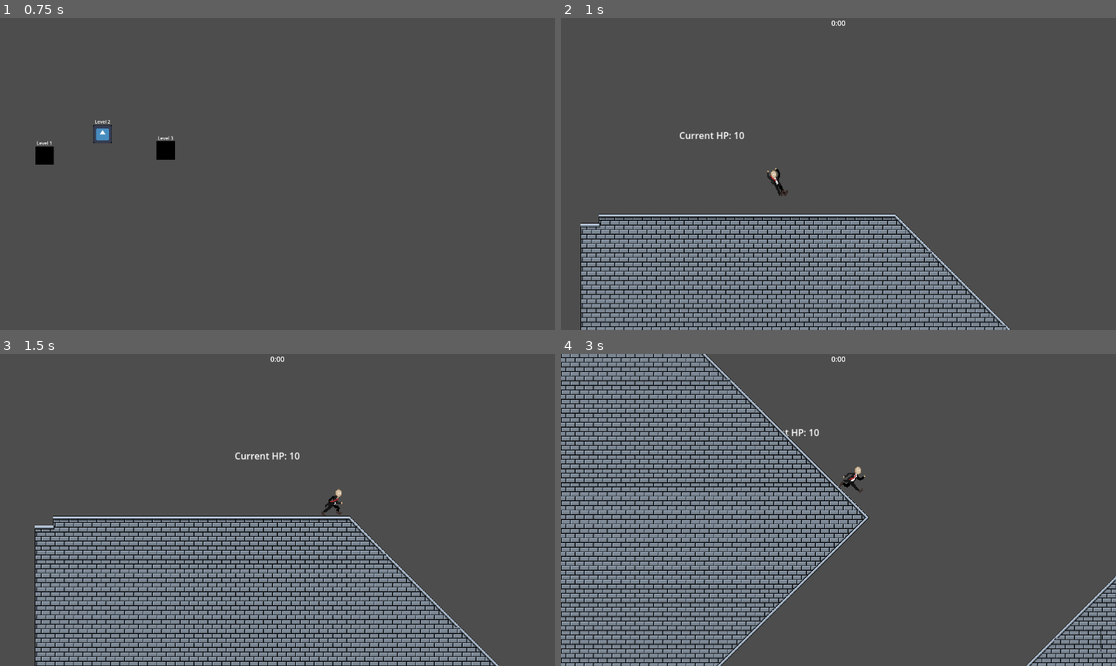
Above: before the commit, frames 1-4 (two rows, left to right).
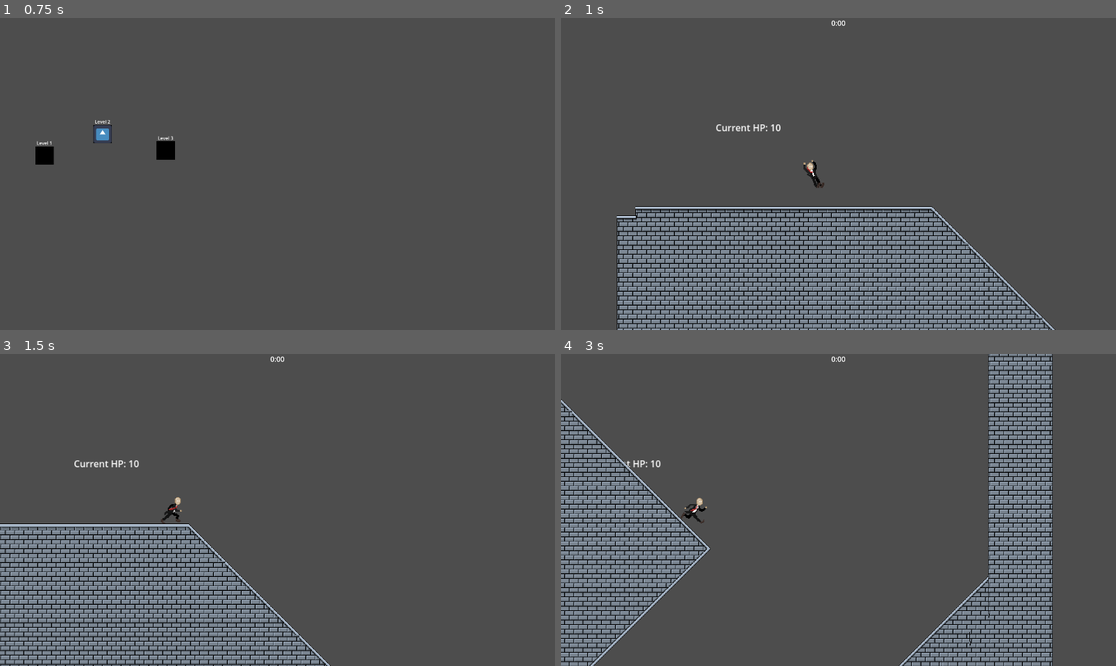
Above: after the commit, the same moments.

Repository: LiamQuinlan-Carleton/COMP1501FINAL
Game: Godot game, scene res://start_screen.tscn
Same seed, same stepped clock (60 frames per second), same inputs: the game is played once before the commit and once after it. The engine's default icon, where the game draws it, is replaced by a stand-in: a white triangle on a blue panel in a dark square.
Inputs (mouse positions are in pixels of both pictures, inside the frame that each line leads up to):
- Up to frame 1 (0.75 s): tap Space (Jump) at 0.5 s; move the mouse to (399, 158) at 0.52 s; press the mouse at (399, 158) at 0.53 s; hold D (Right) from 0.53 s (still down)
- Up to frame 2 (1 s): keep holding D (Right); tap Space (Jump) at 0.77 s
- Up to frame 3 (1.5 s): keep holding D (Right); move the mouse to (166, 525) at 1.27 s; release the mouse at (166, 525) at 1.28 s; right-click (166, 525) at 1.35 s
- Up to frame 4 (3 s): tap Space (Jump) at 1.52 s; move the mouse to (894, 441) at 2.02 s; release D (Right) at 2.03 s; hold A (Left) 2.03-2.78 s; hold Shift (Shift) 2.03-2.78 s; move the mouse to (810, 572) at 2.77 s; hold D (Right) from 2.78 s (still down); tap S (crouch) at 2.85 s

Frame 1 is identical in both runs. In frame 2, 23% of the frame differs, in the area x 3-90%, y 34-100%; in frame 3, 31%; in frame 4, 49%, in the area x 0-100%, y 0-100%.

Commit message:
Camera Changes

Diff:
--- a/Player.tscn
+++ b/Player.tscn
@@ -1234,6 +1234,9 @@
 [node name="Camera2D" type="Camera2D" parent="."]
 zoom = Vector2(2, 2)
 script = ExtResource("2_x68m0")
+distance = 1.0
+max_distance = 250.0
+snap = 0.02
 
 [node name="AnimatedSprite2D" type="AnimatedSprite2D" parent="."]
 scale = Vector2(0.5, 0.5)
--- a/camera.gd
+++ b/camera.gd
@@ -1,6 +1,11 @@
 extends Camera2D
 
-# Called every frame. 'delta' is the elapsed time since the previous frame.
+@export var distance : float
+@export var max_distance : float
+@export var snap : float
+
 func _process(delta: float) -> void:
-	position = 0.5 * (get_local_mouse_position())
-	pass
+	position.x = lerp(position.x, distance * get_parent().velocity.x, snap)
+	if sign(position.x) * position.x > max_distance:
+		position.x = sign(position.x) * max_distance
+	#zoom = Vector2(1/get_parent().velocity.length(), 1/get_parent().velocity.length())
